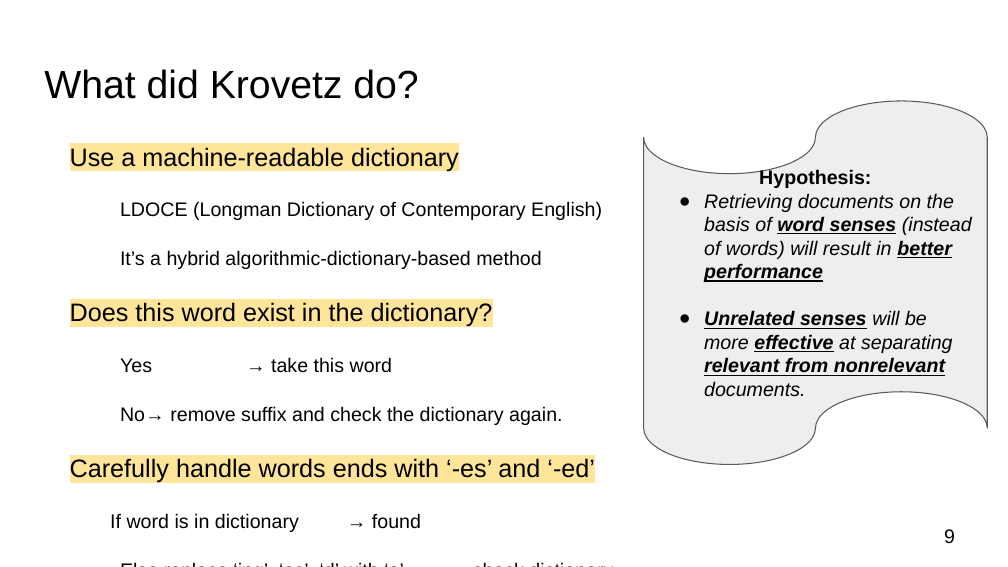
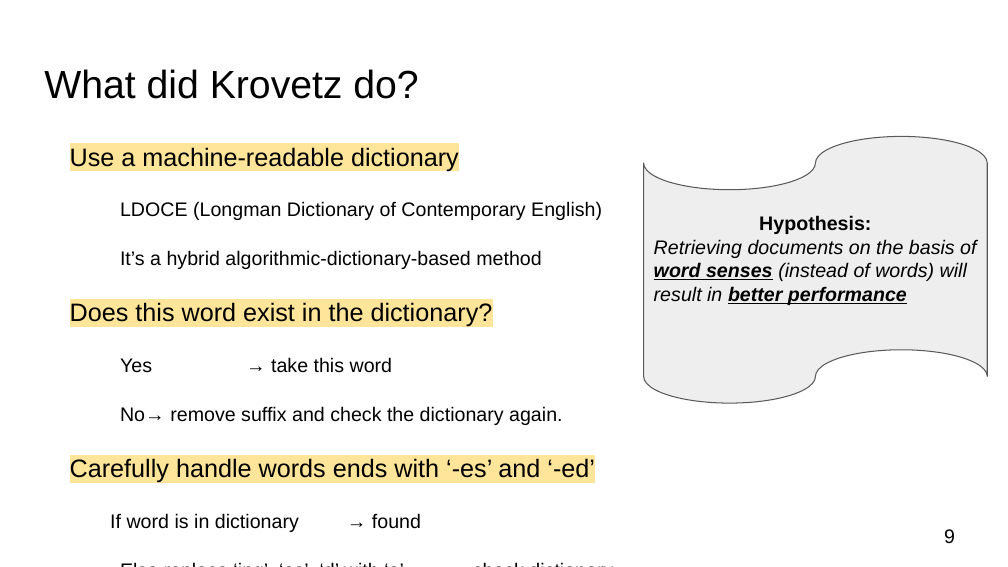
Before and after one commit to erikaris/cs834-f16, a slide deck: slide 9 of Presentation/presentation2/erika_presentation_2.pptx. Drawn at 1008x567 pixels with LibreOffice and Linux fonts; fonts in the diff are those of the drawing. Boxes give left, top, right and bottom in pixels: in the first picture for what was removed or moved away, otherwise in the second. Text is boxed around its words. In the diff, an @@ line names an element or a change of style, - is before the commit and + after.

```diff
--- a/Presentation/presentation2/erika_presentation_2.pptx
+++ b/Presentation/presentation2/erika_presentation_2.pptx
@@ flow chart punched tape "Hypothesis:": place and size @@
-flow chart punched tape "Hypothesis:" at [644, 101, 988, 465]
+flow chart punched tape "Hypothesis:" at [644, 136, 988, 403]
@@ text in flow chart punched tape at [654, 239, 976, 305]: bullet ● to none @@
@@ text in flow chart punched tape at [704, 310, 953, 397]: paragraph removed @@
-● Unrelated senses will be more effective at separating relevant from nonrelevant documents.
```
Also in this commit, not shown: 4 other slides changed, 1 slide added, 2 slides removed.
